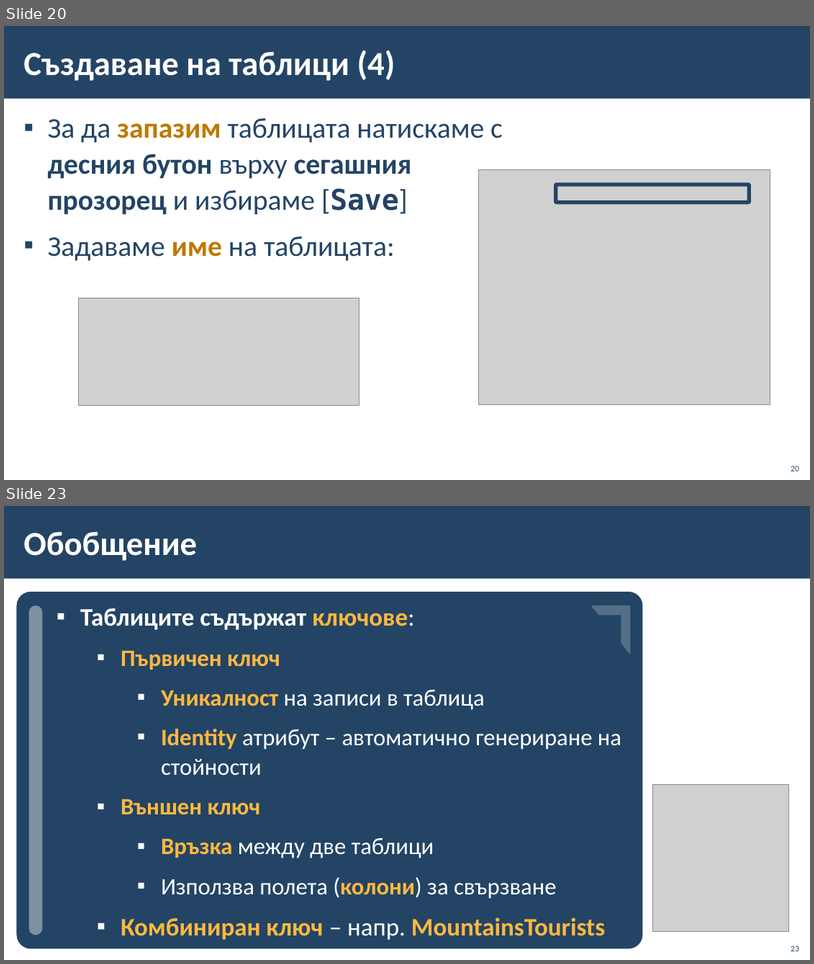
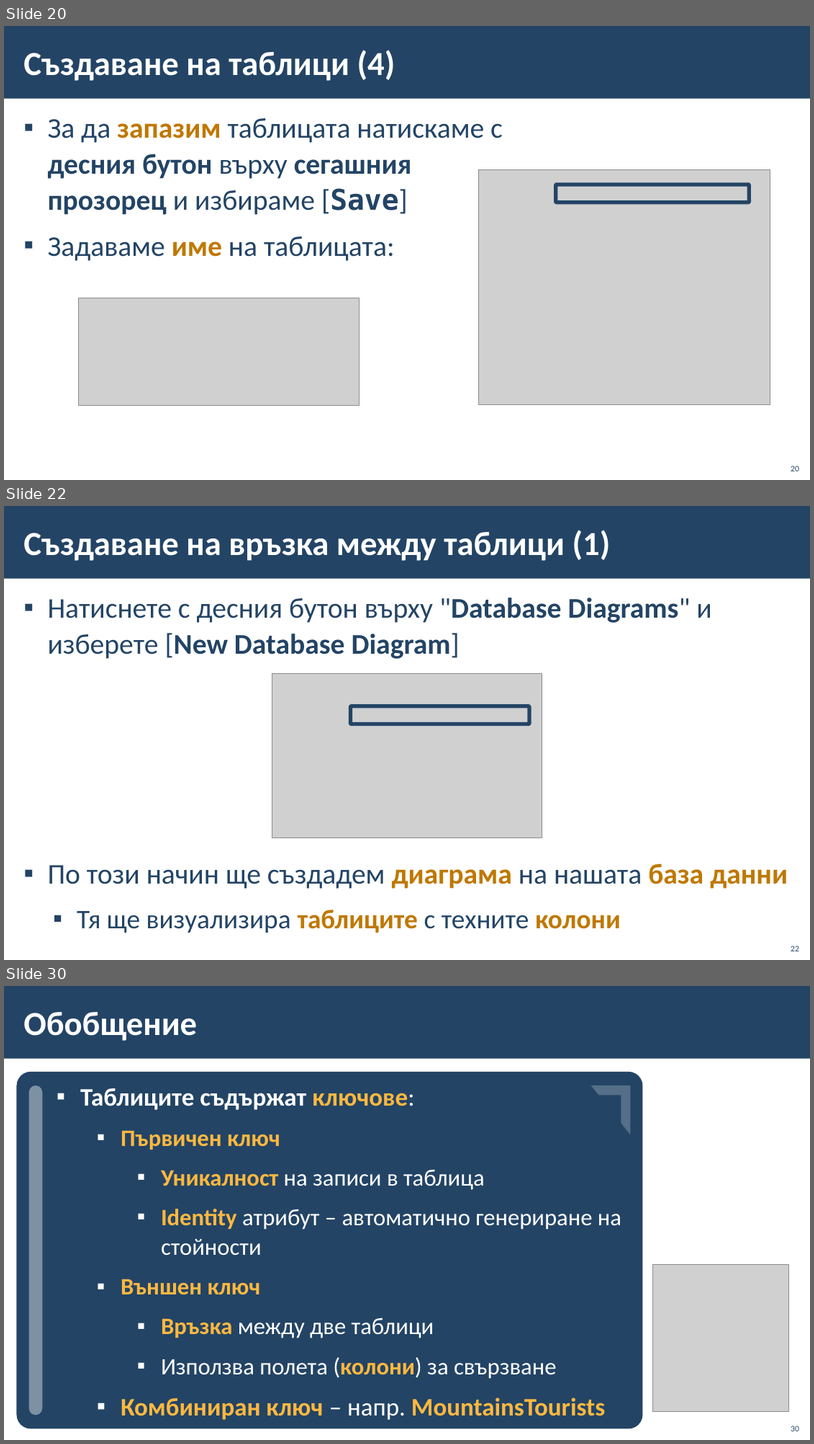
Before and after one commit to BG-IT-Edu/School-Programming, a slide deck: Courses/Software-Sciences/Module-3-Databases-New/07-Modeling-Databases/06-Modeling-Databases.pptx. Shown one above the other, each under a label of ours: slides 20 and 23 before the commit, slides 20, 22 and 30 after it; the slides between them are not shown. The pictures are 814x964 and 814x1444 pixels, drawn with LibreOffice and Linux fonts; fonts in the diff are those of the drawing; grey boxes stand for pictures; background and template pictures are left out. Boxes give left, top, right and bottom in pixels: in the first picture for what was removed or moved away, otherwise in the second. Text is boxed around its words. In the diff, an @@ line names an element or a change of style, - is before the commit and + after.

Commit message:
Updating slides for Modeling Databases

```diff
--- a/Courses/Software-Sciences/Module-3-Databases-New/07-Modeling-Databases/06-Modeling-Databases.pptx
+++ b/Courses/Software-Sciences/Module-3-Databases-New/07-Modeling-Databases/06-Modeling-Databases.pptx
@@ slide 22 added at bbox=[4, 506, 810, 960], background #FFFFFF; not listed: 1 template element that a slide beside it also shows @@
@@ title added at bbox=[23, 530, 611, 561], 40 pt, text #FFFFFF, bold @@
+Създаване на връзка между таблици (1)
@@ text added at bbox=[48, 597, 788, 932], 34 pt, text #234465 @@
+▪ Натиснете с десния бутон върху "Database Diagrams" и изберете [New Database Diagram]
+▪ По този начин ще създадем диаграма на нашата база данни
+  ▪ Тя ще визуализира таблиците с техните колони
@@ picture added at bbox=[272, 674, 543, 837] @@
@@ rounded rectangle added at bbox=[350, 706, 530, 724], outline #234465 4.5 pt @@
@@ page number added at bbox=[791, 945, 800, 951], 10 pt, text #234465 @@
+22
@@ what was slide 23 is now slide 30 @@
@@ page number at bbox=[791, 1425, 800, 1431]: text changed @@
-23
+30
```
Also in this commit, not shown: 2 slides changed, 7 other slides added, 1 slide removed.
